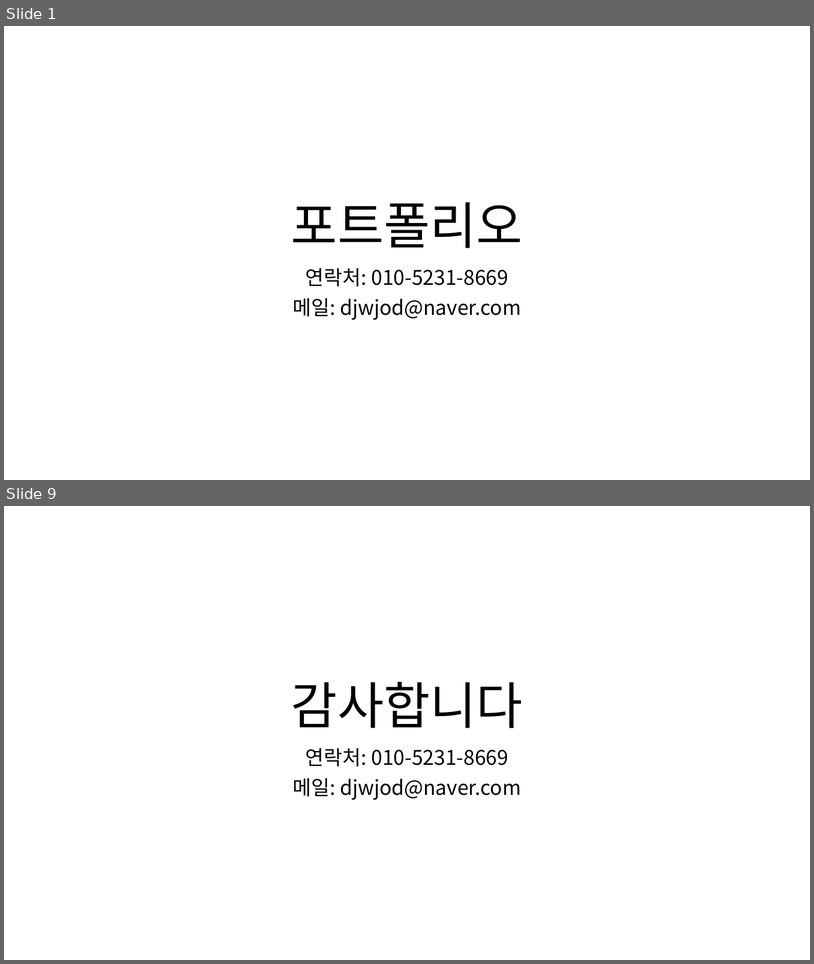
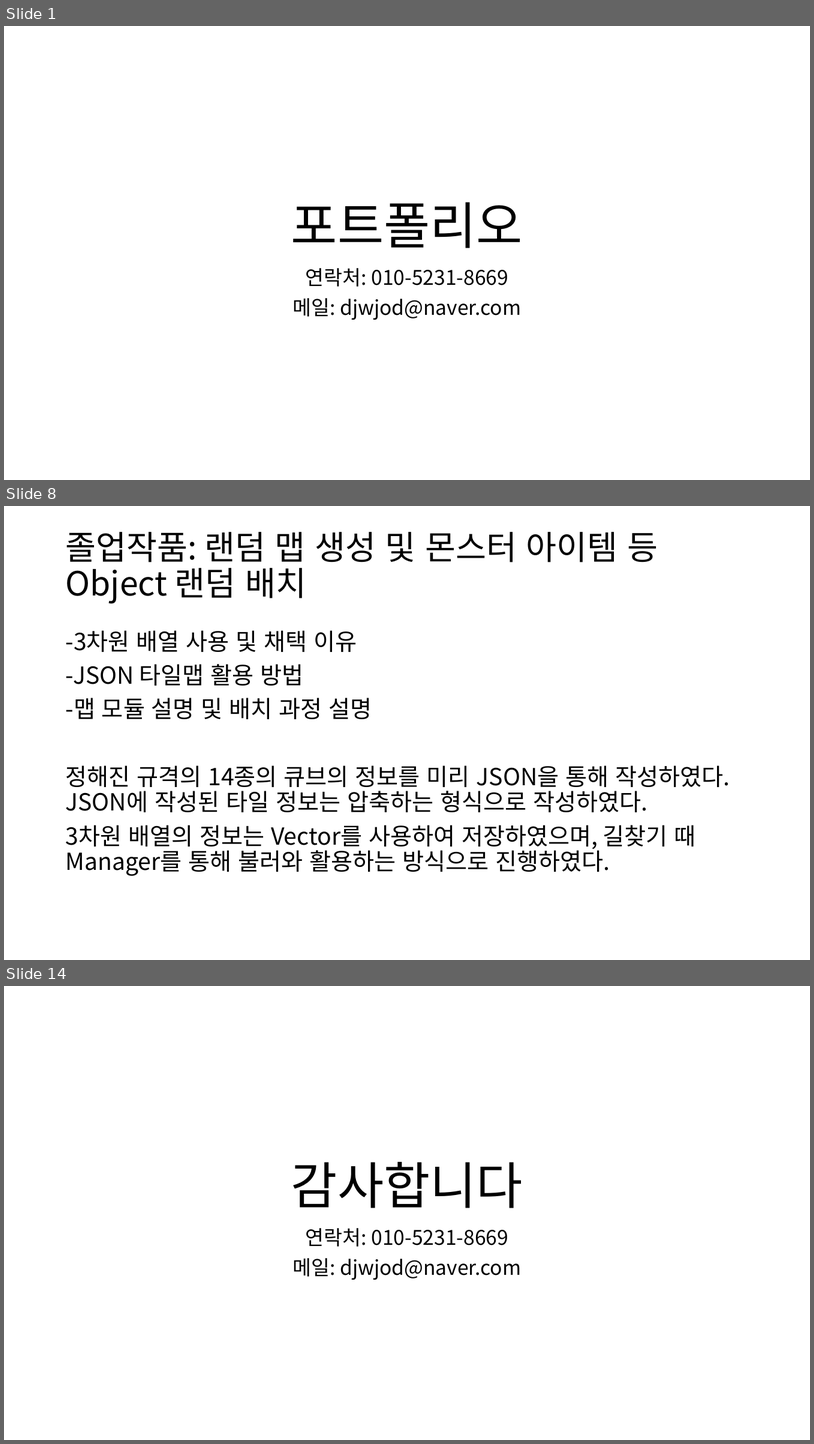
Before and after one commit to kimi5231/B1A2_project, a slide deck: 포트폴리오/임수영/포트폴리오.pptx. Shown one above the other, each under a label of ours: slides 1 and 9 before the commit, slides 1, 8 and 14 after it; the slides between them are not shown. The pictures are 814x964 and 814x1444 pixels, drawn with LibreOffice and Linux fonts; fonts in the diff are those of the drawing. Boxes give left, top, right and bottom in pixels: in the first picture for what was removed or moved away, otherwise in the second. Text is boxed around its words. In the diff, an @@ line names an element or a change of style, - is before the commit and + after.

Commit message:
포트폴리오 중간 저장

```diff
--- a/포트폴리오/임수영/포트폴리오.pptx
+++ b/포트폴리오/임수영/포트폴리오.pptx
@@ slide 8 added at bbox=[4, 506, 810, 960], background #FFFFFF @@
@@ title added at bbox=[65, 532, 658, 604], 39.6 pt, text #000000 @@
+졸업작품: 랜덤 맵 생성 및 몬스터 아이템 등 Object 랜덤 배치
@@ text added at bbox=[65, 630, 730, 876], 28 pt, text #000000 @@
+-3차원 배열 사용 및 채택 이유
+-JSON 타일맵 활용 방법
+-맵 모듈 설명 및 배치 과정 설명
+정해진 규격의 14종의 큐브의 정보를 미리 JSON을 통해 작성하였다. JSON에 작성된 타일 정보는 압축하는 형식으로 작성하였다.
+3차원 배열의 정보는 Vector를 사용하여 저장하였으며, 길찾기 때 Manager를 통해 불러와 활용하는 방식으로 진행하였다.
@@ what was slide 9 is now slide 14 @@
```
Also in this commit, not shown: 7 slides changed, 4 other slides added.
